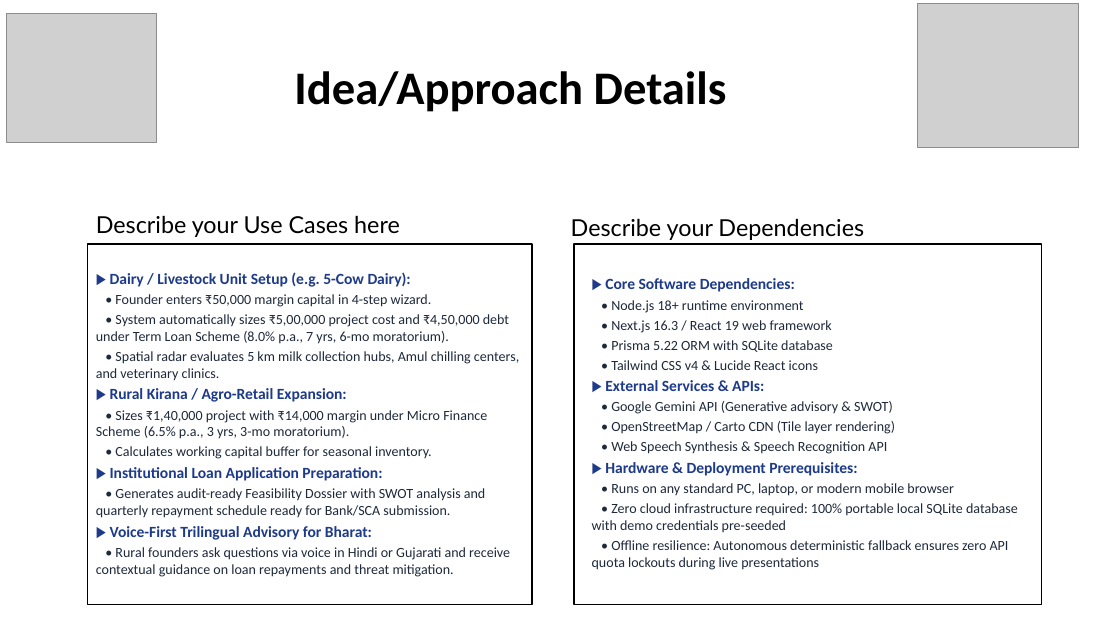
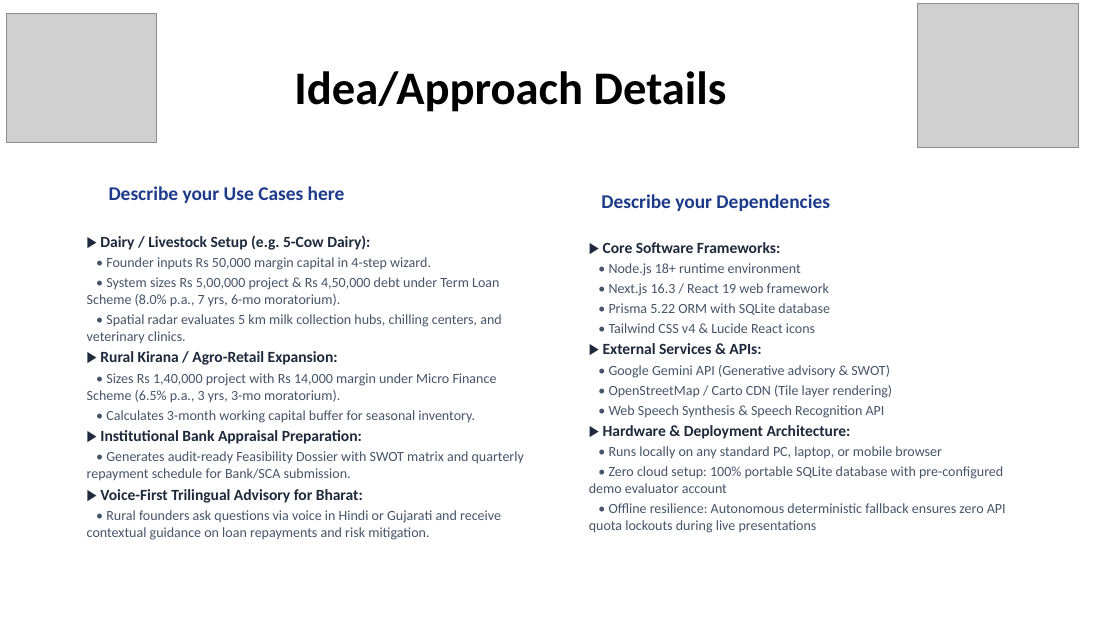
Before and after one commit to ChiragVasava/gramsaarthi-ai, a slide deck: slide 3 of MD_Files/GramSaarthi_AI_Hackathon_Presentation.pptx. Drawn at 1120x630 pixels with LibreOffice and Linux fonts; fonts in the diff are those of the drawing; grey boxes stand for pictures. Boxes give left, top, right and bottom in pixels: in the first picture for what was removed or moved away, otherwise in the second. Text is boxed around its words. In the diff, an @@ line names an element or a change of style, - is before the commit and + after.

Commit message:
fix(ppt): polish slide layout, fix bullet indentation, clean architecture diagram, and update slide headings

```diff
--- a/MD_Files/GramSaarthi_AI_Hackathon_Presentation.pptx
+++ b/MD_Files/GramSaarthi_AI_Hackathon_Presentation.pptx
@@ text "Describe your Use Cases here": place and size @@
-text "Describe your Use Cases here" at (96, 215, 400, 237)
+text "Describe your Use Cases here" at (109, 186, 345, 203)
@@ text "Describe your Use Cases here" at (109, 186, 345, 203): size 15 to 12.5 pt, font Lato to Calibri, text colour #000000 to #1E3A8A, bold on; indent changed; line spacing 0.9 to 1 @@
@@ text "Describe your Dependencies" at (601, 194, 830, 211): size 15 to 12.5 pt, font Lato to Calibri, text colour #000000 to #1E3A8A, bold on; indent changed; line spacing 0.9 to 1 @@
@@ text "Describe your Dependencies": place and size @@
-text "Describe your Dependencies" at (571, 218, 864, 240)
+text "Describe your Dependencies" at (601, 194, 830, 211)
@@ text "▶ Dairy / Livestock Setup ..." at (87, 235, 524, 540): outline #000000 0.75 pt to none @@
@@ text "▶ Dairy / Livestock Setup ...": place and size @@
-text "▶ Dairy / Livestock Setup ..." at (87, 244, 532, 605)
+text "▶ Dairy / Livestock Setup ..." at (87, 235, 524, 540)
@@ text "▶ Core Software Frameworks:": place and size @@
-text "▶ Core Software Frameworks:" at (573, 244, 1040, 605)
+text "▶ Core Software Frameworks:" at (589, 242, 1006, 533)
@@ text "▶ Core Software Frameworks:" at (589, 242, 1006, 533): outline #000000 0.75 pt to none @@
@@ text at (87, 235, 501, 344): text changed; text colour #1E293B to #475569 @@
-▶ Dairy / Livestock Unit Setup (e.g. 5-Cow Dairy):
-• Founder enters ₹50,000 margin capital in 4-step wizard.
-• System automatically sizes ₹5,00,000 project cost and ₹4,50,000 debt under Term Loan Scheme (8.0% p.a., 7 yrs, 6-mo moratorium).
-• Spatial radar evaluates 5 km milk collection hubs, Amul chilling centers, and veterinary clinics.
+▶ Dairy / Livestock Setup (e.g. 5-Cow Dairy):
+• Founder inputs Rs 50,000 margin capital in 4-step wizard.
+• System sizes Rs 5,00,000 project & Rs 4,50,000 debt under Term Loan Scheme (8.0% p.a., 7 yrs, 6-mo moratorium).
+• Spatial radar evaluates 5 km milk collection hubs, chilling centers, and veterinary clinics.
@@ text at (589, 263, 1006, 533): text colour #1E293B to #475569 in "• Node.js 18+ runtime environment", "• Next.js 16.3 / React 19 web ...", "• Prisma 5.22 ORM with SQLite database", "• Tailwind CSS v4 & Lucide React ..." and 4 more places; text colour #1E3A8A to #1E293B in "▶ External Services & APIs:" @@
@@ text at (603, 242, 780, 253): text changed; text colour #1E3A8A to #1E293B @@
-▶ Core Software Dependencies:
+▶ Core Software Frameworks:
@@ text at (100, 351, 363, 503): text colour #1E3A8A to #1E293B in "▶ Rural Kirana / Agro-Retail Expansion:", "▶ Voice-First Trilingual Advisory for Bharat:" @@
@@ text at (87, 373, 524, 480): text changed; text colour #1E293B to #475569 @@
-• Sizes ₹1,40,000 project with ₹14,000 margin under Micro Finance Scheme (6.5% p.a., 3 yrs, 3-mo moratorium).
-• Calculates working capital buffer for seasonal inventory.
-▶ Institutional Loan Application Preparation:
-• Generates audit-ready Feasibility Dossier with SWOT analysis and quarterly repayment schedule ready for Bank/SCA submission.
+• Sizes Rs 1,40,000 project with Rs 14,000 margin under Micro Finance Scheme (6.5% p.a., 3 yrs, 3-mo moratorium).
+• Calculates 3-month working capital buffer for seasonal inventory.
+▶ Institutional Bank Appraisal Preparation:
+• Generates audit-ready Feasibility Dossier with SWOT matrix and quarterly repayment schedule for Bank/SCA submission.
@@ text at (589, 425, 1003, 493): text changed; text colour #1E293B to #475569 @@
-▶ Hardware & Deployment Prerequisites:
-• Runs on any standard PC, laptop, or modern mobile browser
-• Zero cloud infrastructure required: 100% portable local SQLite database with demo credentials pre-seeded
+▶ Hardware & Deployment Architecture:
+• Runs locally on any standard PC, laptop, or mobile browser
+• Zero cloud setup: 100% portable SQLite database with pre-configured demo evaluator account
@@ text at (87, 510, 501, 540): text changed; text colour #1E293B to #475569 @@
-• Rural founders ask questions via voice in Hindi or Gujarati and receive contextual guidance on loan repayments and threat mitigation.
+• Rural founders ask questions via voice in Hindi or Gujarati and receive contextual guidance on loan repayments and risk mitigation.
```
Also in this commit, not shown: 5 other slides changed, 2 other files.
